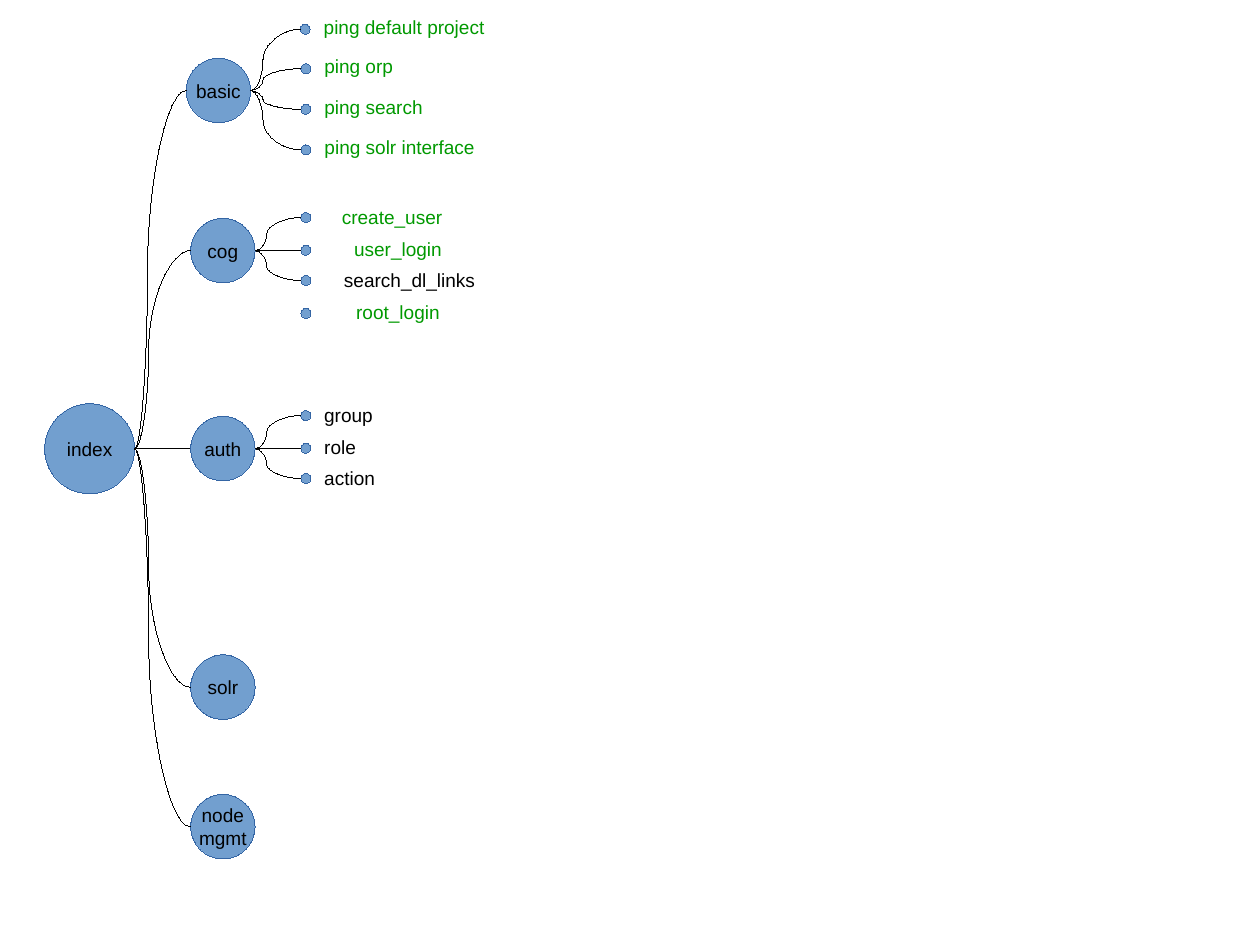
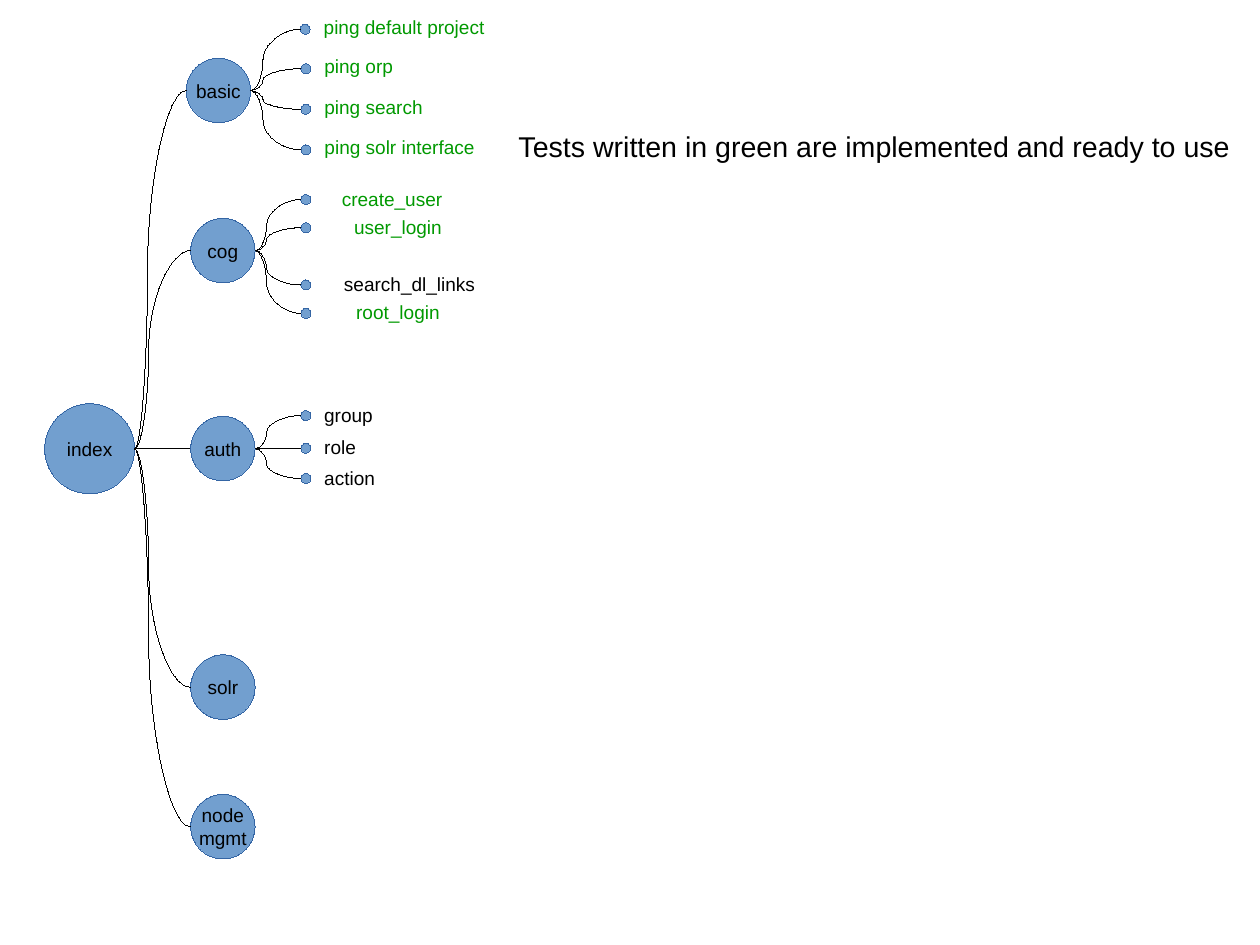
Before and after one commit to ESGF/esgf-test-suite, a slide deck: slide 2 of esgf-test-suite/doc/test_plan.odp. Drawn at 1260x945 pixels with LibreOffice and Linux fonts; fonts in the diff are those of the drawing. Boxes give left, top, right and bottom in pixels: in the first picture for what was removed or moved away, otherwise in the second. Text is boxed around its words. In the diff, an @@ line names an element or a change of style, - is before the commit and + after.

```diff
--- a/esgf-test-suite/doc/test_plan.odp
+++ b/esgf-test-suite/doc/test_plan.odp
@@ text added at bbox=[518, 136, 1230, 163], 18 pt, text #000000 @@
+Tests written in green are implemented and ready to use
@@ curved line added from (255, 250) to (301, 200), #000000 0 pt @@
@@ ellipse: place and size @@
-ellipse at bbox=[301, 246, 311, 256]
+ellipse at bbox=[301, 194, 311, 205]
@@ text "create_user": place and size @@
-text "create_user" at bbox=[342, 211, 442, 228]
+text "create_user" at bbox=[342, 193, 442, 210]
@@ text "user_login": place and size @@
-text "user_login" at bbox=[354, 242, 442, 260]
+text "user_login" at bbox=[354, 220, 442, 238]
@@ curved line moved from (255, 250) - (301, 217) to (255, 250) - (301, 228) @@
@@ ellipse: place and size @@
-ellipse at bbox=[301, 213, 311, 223]
+ellipse at bbox=[301, 223, 311, 233]
@@ curved line moved from (255, 250) - (301, 280) to (255, 250) - (301, 285) @@
@@ line removed from (255, 250) to (301, 250) @@
@@ curved line added from (255, 250) to (301, 313), #000000 0 pt @@
@@ text "search_dl_links": place and size @@
-text "search_dl_links" at bbox=[344, 273, 475, 291]
+text "search_dl_links" at bbox=[344, 277, 475, 295]
@@ ellipse: place and size @@
-ellipse at bbox=[301, 276, 311, 286]
+ellipse at bbox=[301, 280, 311, 290]
```
Also in this commit, not shown: 1 other slide changed, 1 other file.
